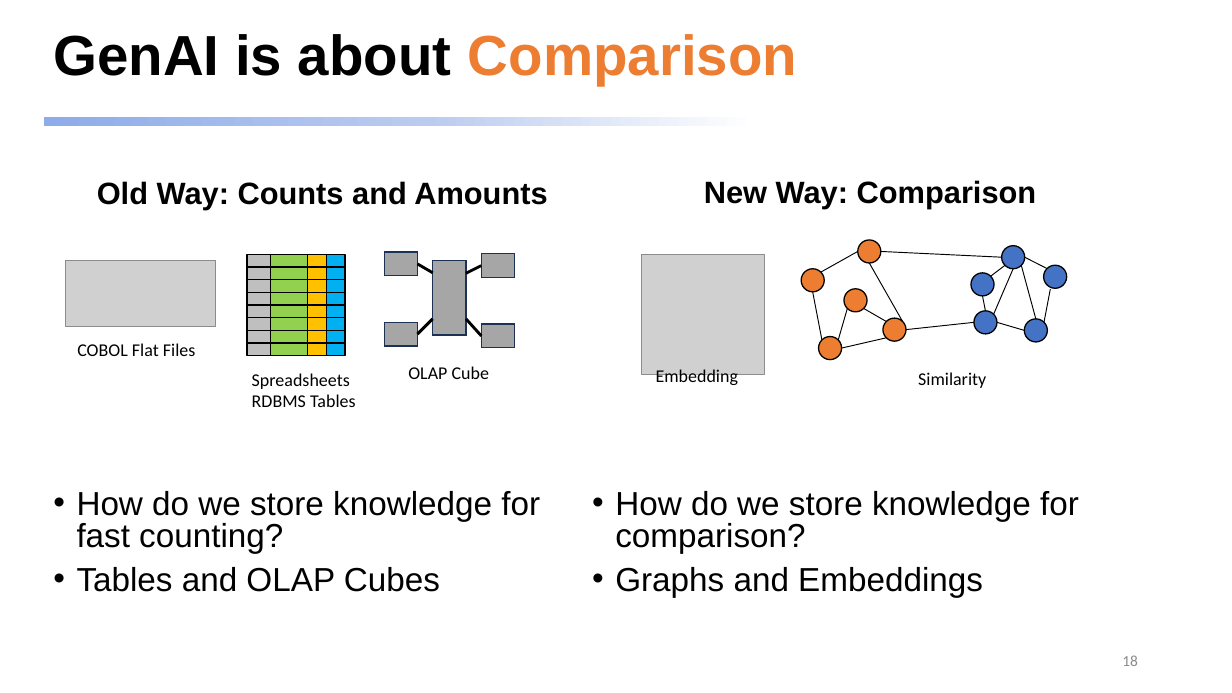
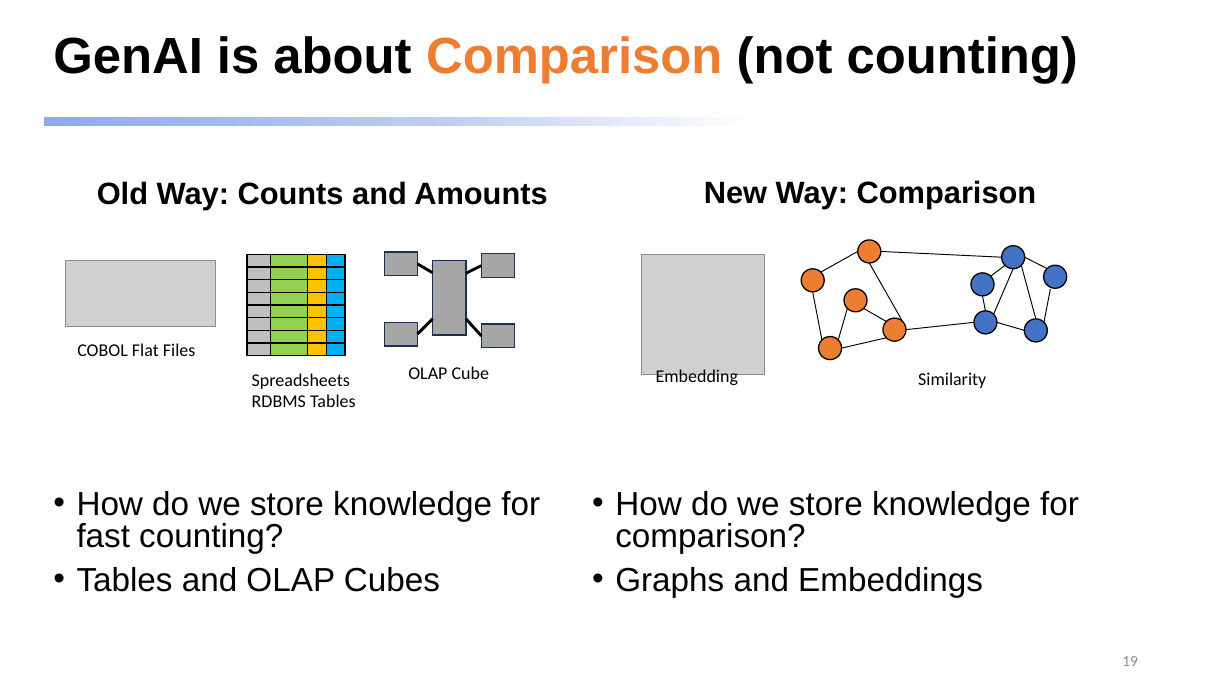
Before and after one commit to dmccreary/genai-arch-patterns, a slide deck: slide 19 of slides/One-Hour-Talk.pptx (slide 18 before the commit). Drawn at 1232x693 pixels with LibreOffice and Linux fonts; fonts in the diff are those of the drawing; grey boxes stand for pictures. Boxes give left, top, right and bottom in pixels: in the first picture for what was removed or moved away, otherwise in the second. Text is boxed around its words. In the diff, an @@ line names an element or a change of style, - is before the commit and + after.

```diff
--- a/slides/One-Hour-Talk.pptx
+++ b/slides/One-Hour-Talk.pptx
@@ title at <box>53,36,1078,83</box>: text changed; size 44 to 39.6 pt @@
-GenAI is about Comparison
+GenAI is about Comparison (not counting)
@@ page number at <box>1122,656,1138,666</box>: text changed @@
-18
+19
```
Also in this commit, not shown: 22 other slides changed, 5 slides added, 1 slide removed, 7 other files.
